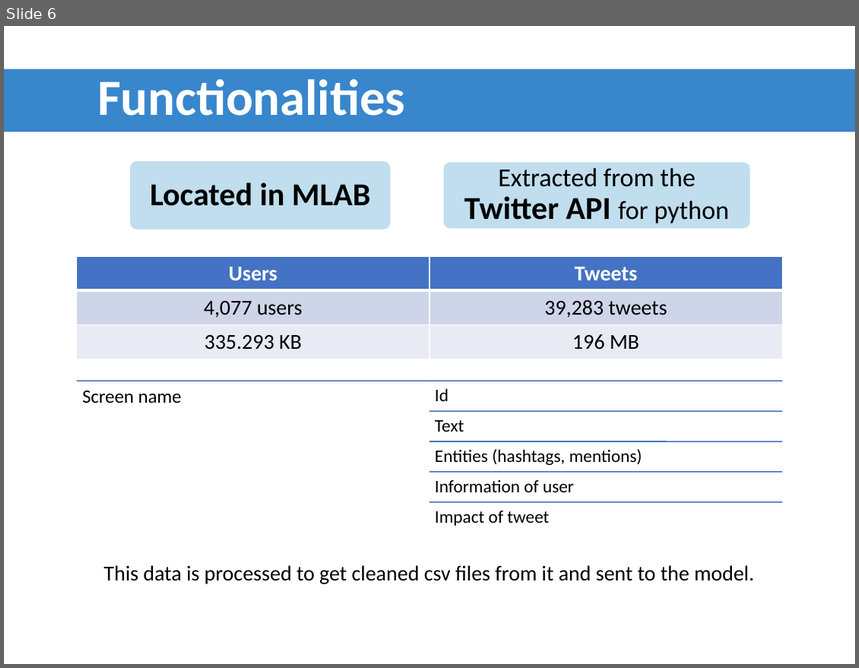
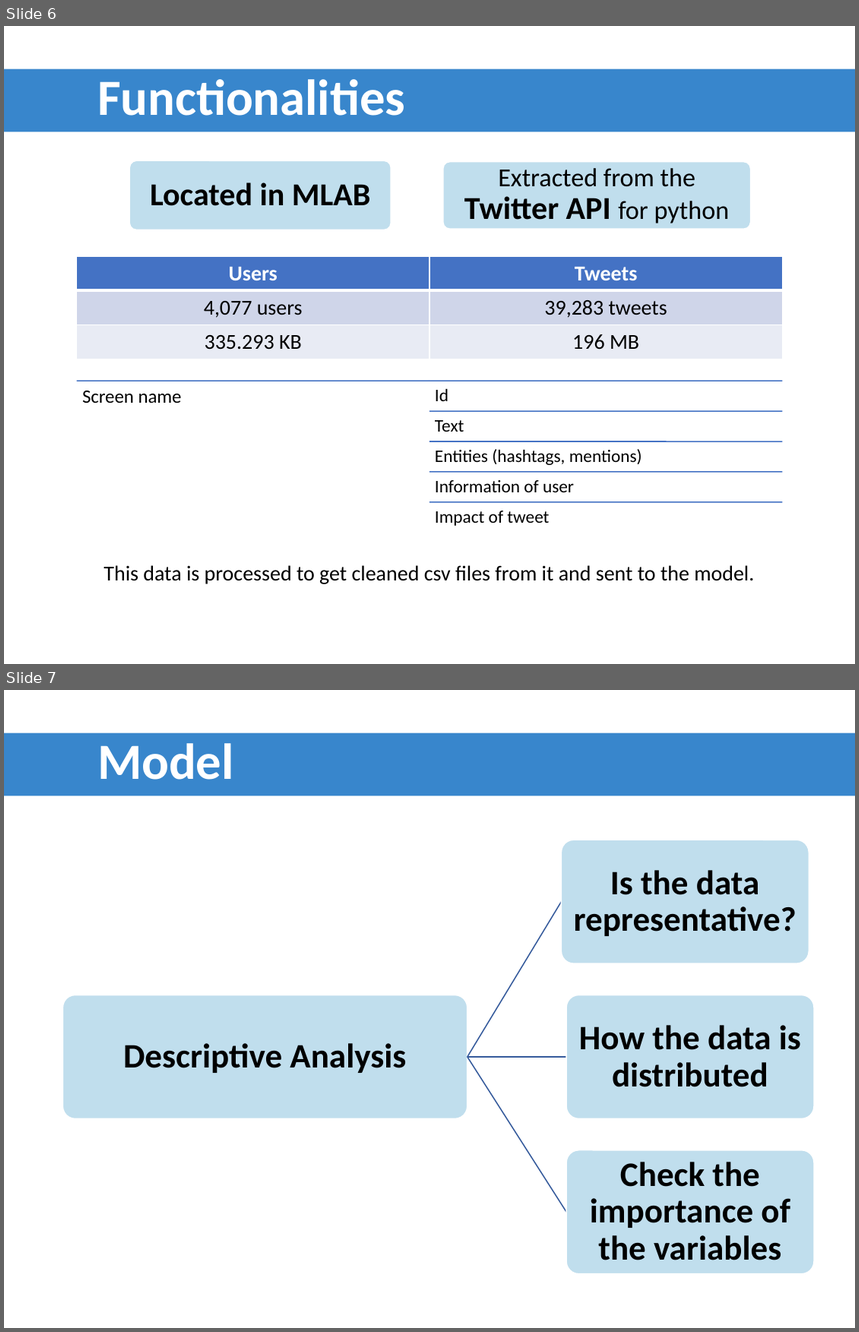
Before and after one commit to ADS2018UB/tweempact, a slide deck: Presentation/development.pptx. Shown one above the other, each under a label of ours: slide 6 before the commit, slides 6 and 7 after it. The pictures are 859x668 and 859x1332 pixels, drawn with LibreOffice and Linux fonts; fonts in the diff are those of the drawing; background and template pictures are left out. Boxes give left, top, right and bottom in pixels: in the first picture for what was removed or moved away, otherwise in the second. Text is boxed around its words. In the diff, an @@ line names an element or a change of style, - is before the commit and + after.

```diff
--- a/Presentation/development.pptx
+++ b/Presentation/development.pptx
@@ slide 7 added at [4,690,855,1328], background picture (left out) @@
@@ rectangle added at [4,733,855,796], fill #3886CC, 42.9 pt, text #FFFFFF, bold @@
+Model
@@ group added at [63,840,814,1274]: 4 rounded rectangles, 4 texts, 3 freeform shapes @@
+Descriptive Analysis
+Is the data representative?
+How the data is distributed
+Check the importance of the variables
```
Also in this commit, not shown: 3 other slides added.
